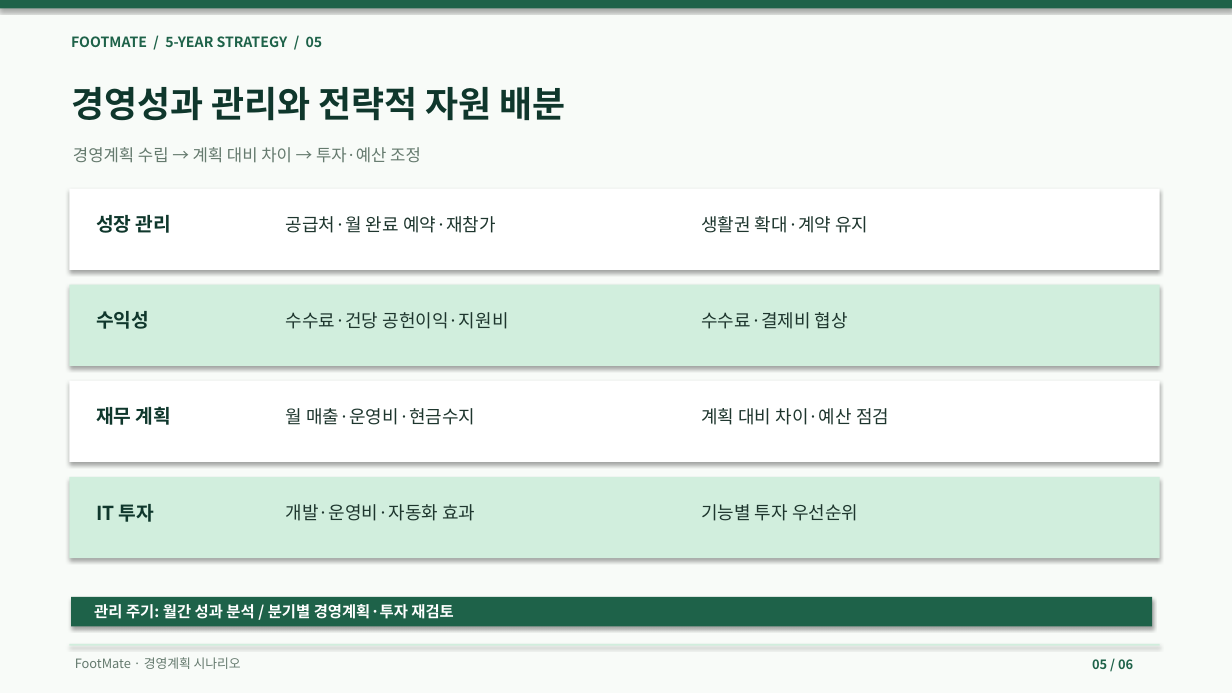
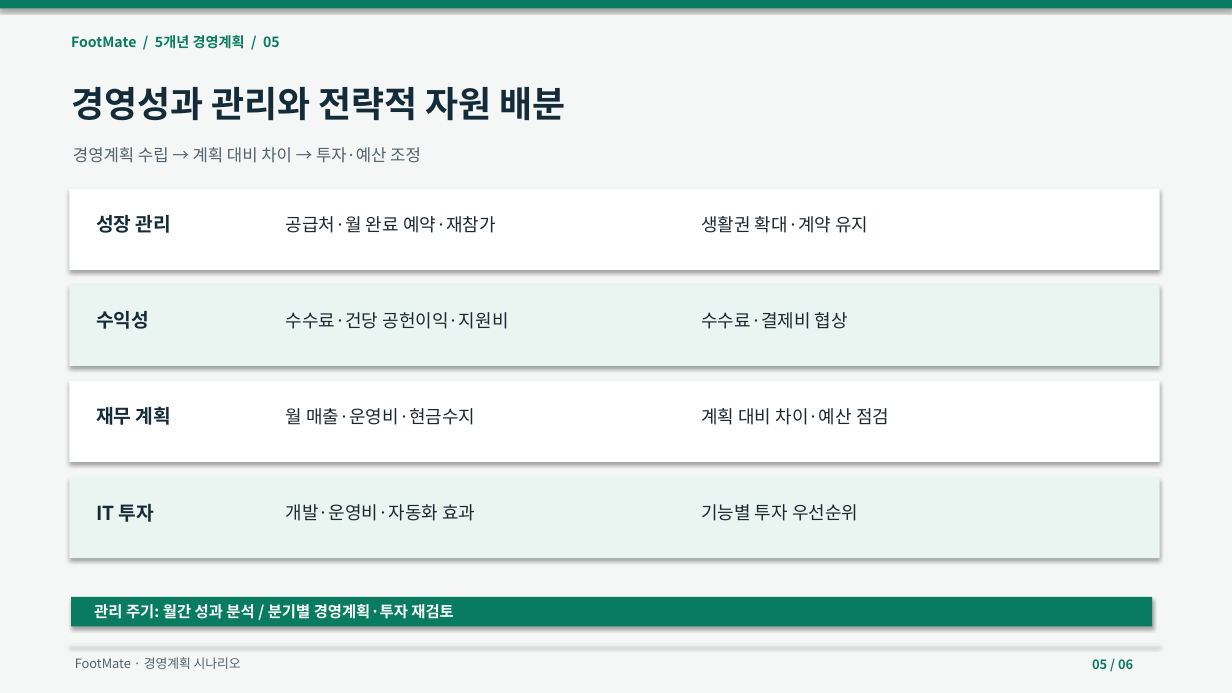
Before and after one commit to dohyunkimmm/footmate, a slide deck: slide 5 of src/case-study/downloads/footmate_5year_strategy.pptx. Drawn at 1232x693 pixels with LibreOffice and Linux fonts; fonts in the diff are those of the drawing. Boxes give left, top, right and bottom in pixels: in the first picture for what was removed or moved away, otherwise in the second. Text is boxed around its words. In the diff, an @@ line names an element or a change of style, - is before the commit and + after.

```diff
--- a/src/case-study/downloads/footmate_5year_strategy.pptx
+++ b/src/case-study/downloads/footmate_5year_strategy.pptx
@@ rectangle at [0, 0, 1232, 693]: fill #F8FBF8 to #F5F7F6 @@
@@ rectangle at [0, 0, 1232, 8]: fill #1E6249 to #087B60 @@
@@ text at [71, 35, 280, 49]: text changed; text colour #1E6249 to #087B60 @@
-FOOTMATE / 5-YEAR STRATEGY / 05
+FootMate / 5개년 경영계획 / 05
@@ text "경영계획 수립 → 계획 대비 ..." at [73, 147, 421, 163]: text colour #657A6E to #52636D @@
@@ text "수익성" at [96, 311, 149, 329]: text colour #0F372C to #142C39 @@
@@ fill #D1EEDD to #EAF5F1 in 3 elements at [69, 644, 1160, 646], [69, 285, 1160, 366], [69, 477, 1160, 558] @@
@@ text "IT 투자" at [96, 504, 154, 522]: text colour #0F372C to #142C39 @@
@@ text colour #1E362E to #1B2931 in 4 elements at [286, 312, 509, 329], [701, 312, 848, 329], [286, 504, 475, 521], [701, 504, 858, 521] @@
@@ rectangle at [71, 597, 1153, 627]: fill #1E6249 to #087B60 @@
@@ text "FootMate · 경영계획 시나리오" at [75, 657, 241, 669]: text colour #657A6E to #52636D @@
@@ text "05 / 06" at [1092, 659, 1133, 669]: text colour #1E6249 to #087B60 @@
```
Also in this commit, not shown: 5 other slides changed, 16 other files.
